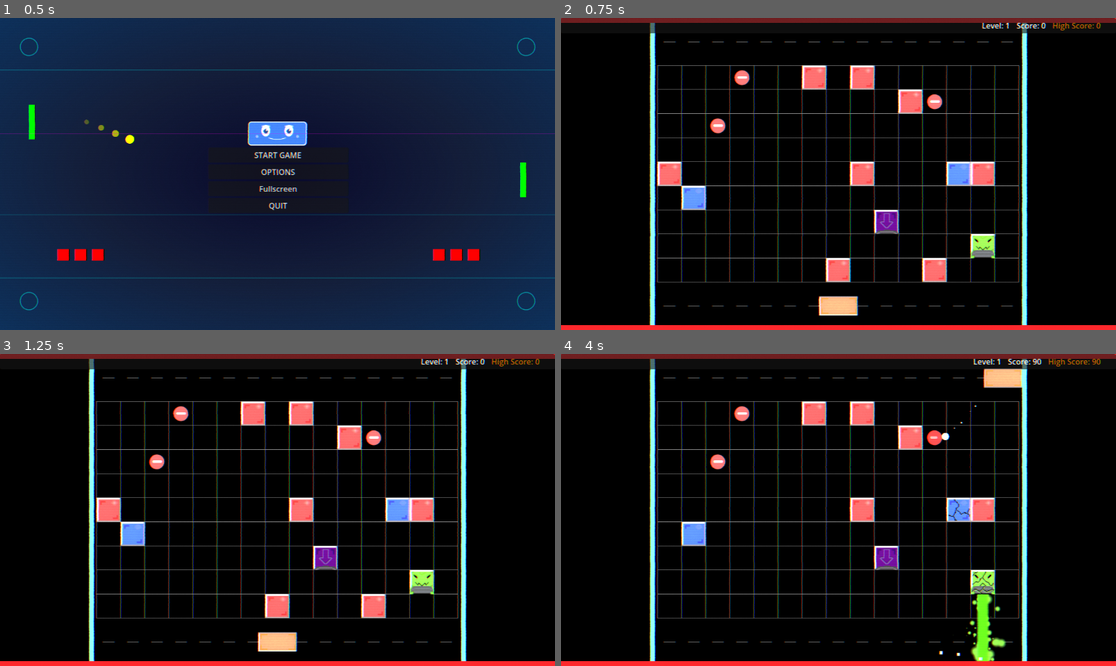
Above: before the commit, frames 1-4 (two rows, left to right).
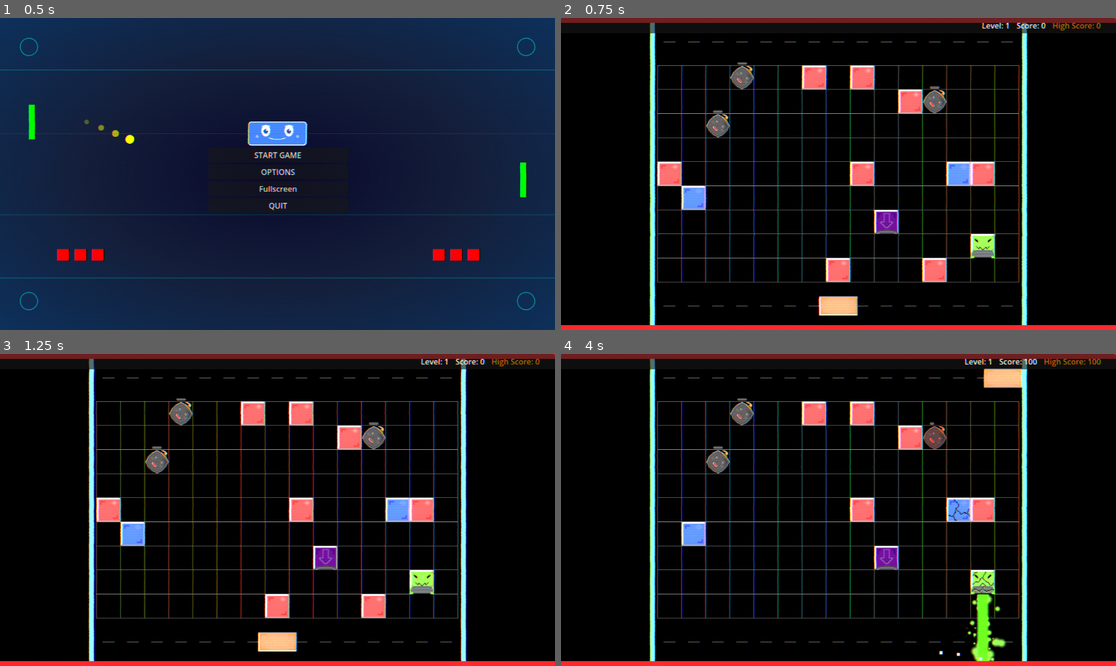
Above: after the commit, the same moments.

Repository: Nicheen/NotPong2025
Game: Godot game, scene res://scenes/menus/main_menu.tscn
The game is run twice, just before and just after one commit, with the same random seed, the same clock (stepped at 60 frames per second) and the same inputs.
Inputs (mouse positions are in pixels of both pictures, inside the frame that each line leads up to):
- Up to frame 1 (0.5 s): no input
- Up to frame 2 (0.75 s): click "START GAME" at 0.5 s
- Up to frame 3 (1.25 s): no input
- Up to frame 4 (4 s): tap Enter (ui_accept) at 1.25, 1.52, 2.27, 3.77 s; move the mouse to (960, 494) at 1.27 s; hold D (move_right) 1.28-2.03 s; click (960, 494) at 1.35 s; move the mouse to (727, 525) at 2.02 s; hold S (teleport_down) 2.03-2.78 s; click (727, 525) at 2.1 s; move the mouse to (894, 441) at 2.77 s; hold D (move_right) 2.78-3.53 s; click (894, 441) at 2.85 s; move the mouse to (810, 572) at 3.52 s; hold W (teleport_up) from 3.53 s (still down); click (810, 572) at 3.6 s

Frame 1 is identical in both runs. In frame 2, 0.8% of the frame differs, in the area x 26-70%, y 14-39%; in frame 3, 0.8%; in frame 4, 1.1%, in the area x 26-98%, y 1-39%.

Commit message:
scuffed bombaclat

Diff:
--- a/NOTPONG/scenes/obj/Enemy.tscn
+++ b/NOTPONG/scenes/obj/Enemy.tscn
@@ -1,11 +1,11 @@
 [gd_scene load_steps=6 format=3 uid="uid://mhneu5sufe2j"]
 
 [ext_resource type="Script" uid="uid://cfxv5qdy0ce0w" path="res://scripts/obj/enemy/enemy.gd" id="1_enemy_script"]
-[ext_resource type="Texture2D" uid="uid://go0jsjs2iejv" path="res://images/white_circle.svg" id="2_gsmpp"]
+[ext_resource type="Texture2D" uid="uid://bpqbtx72d1cpt" path="res://images/Bomb.png" id="2_455qr"]
 [ext_resource type="AudioStream" uid="uid://m2nawbuan6pu" path="res://sounds/noels/blop1.wav" id="3_455qr"]
 
 [sub_resource type="CircleShape2D" id="CircleShape2D_455qr"]
-radius = 16.0
+radius = 25.0
 
 [sub_resource type="CanvasItemMaterial" id="CanvasItemMaterial_gsmpp"]
 blend_mode = 1
@@ -16,9 +16,8 @@
 script = ExtResource("1_enemy_script")
 
 [node name="Sprite2D" type="Sprite2D" parent="."]
-modulate = Color(1, 0.5, 0.5, 1)
-scale = Vector2(0.5, 0.5)
-texture = ExtResource("2_gsmpp")
+scale = Vector2(1.5, 1.5)
+texture = ExtResource("2_455qr")
 
 [node name="CollisionShape2D" type="CollisionShape2D" parent="."]
 shape = SubResource("CircleShape2D_455qr")
@@ -26,9 +25,9 @@
 [node name="HealthBar" type="ProgressBar" parent="."]
 material = SubResource("CanvasItemMaterial_gsmpp")
 offset_left = -10.0
-offset_top = -3.0
+offset_top = -32.0
 offset_right = 10.0
-offset_bottom = 2.0
+offset_bottom = -27.0
 value = 100.0
 show_percentage = false
 
Binary file added: NOTPONG/images/Bomb.png
